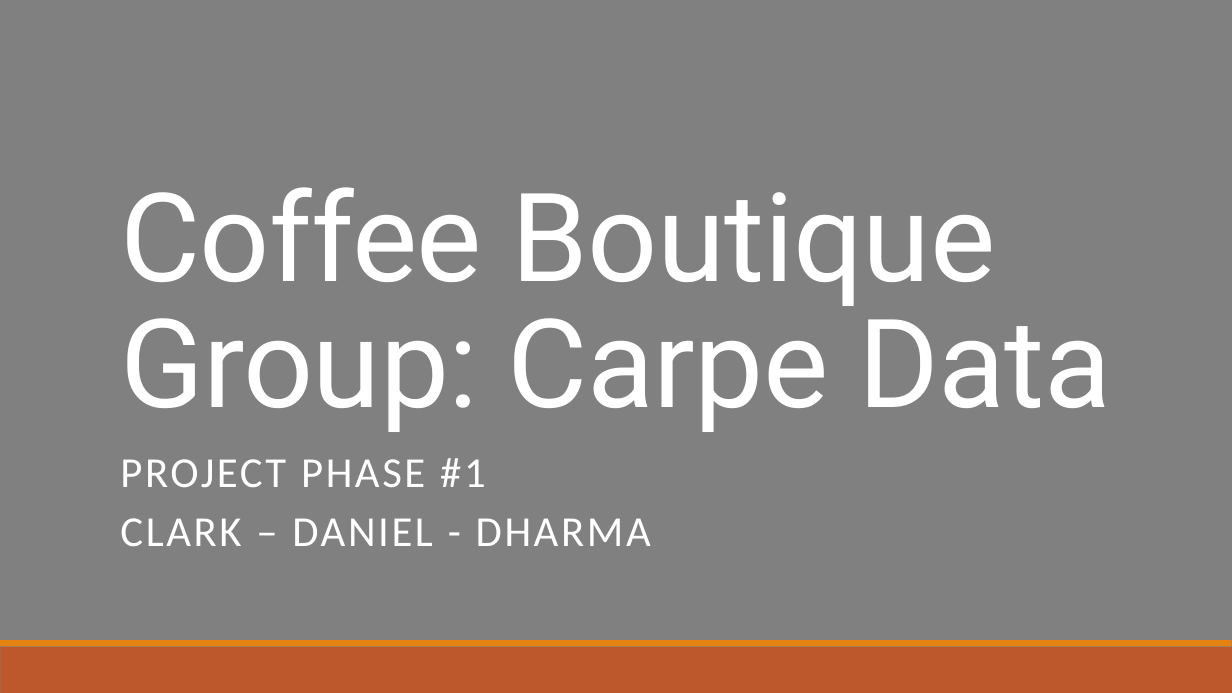
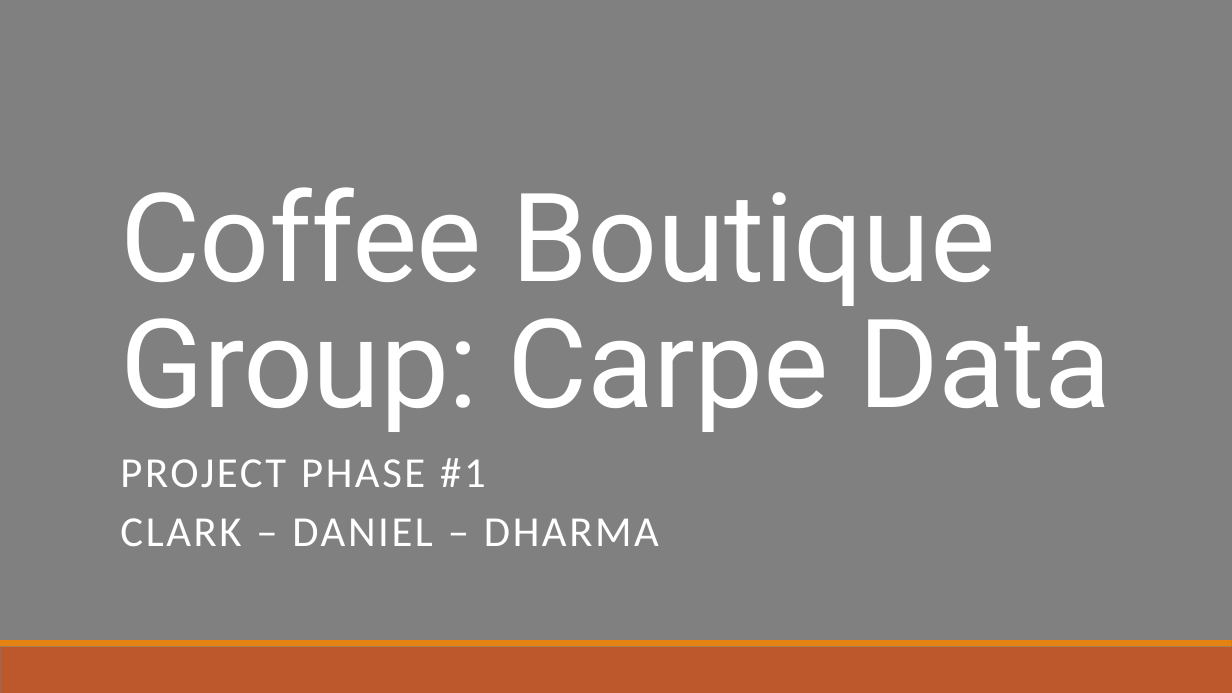
Before and after one commit to cnecciai/BoutiqueCoffee, a slide deck: slide 1 of Project/ER Model.pptx. Drawn at 1232x693 pixels with LibreOffice and Linux fonts; fonts in the diff are those of the drawing. Boxes give left, top, right and bottom in pixels: in the first picture for what was removed or moved away, otherwise in the second. Text is boxed around its words. In the diff, an @@ line names an element or a change of style, - is before the commit and + after.

```diff
--- a/Project/ER Model.pptx
+++ b/Project/ER Model.pptx
@@ subtitle at box(120, 518, 659, 546): text changed @@
-CLARK – DANIEL - DHARMA
+CLARK – DANIEL – DHARMA
```
Also in this commit, not shown: 4 other files.
